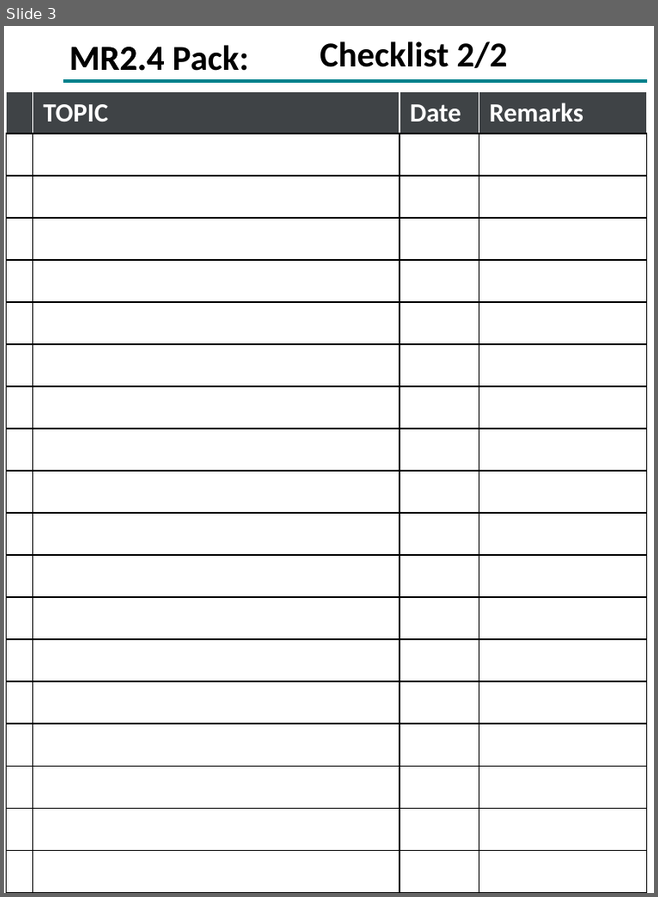
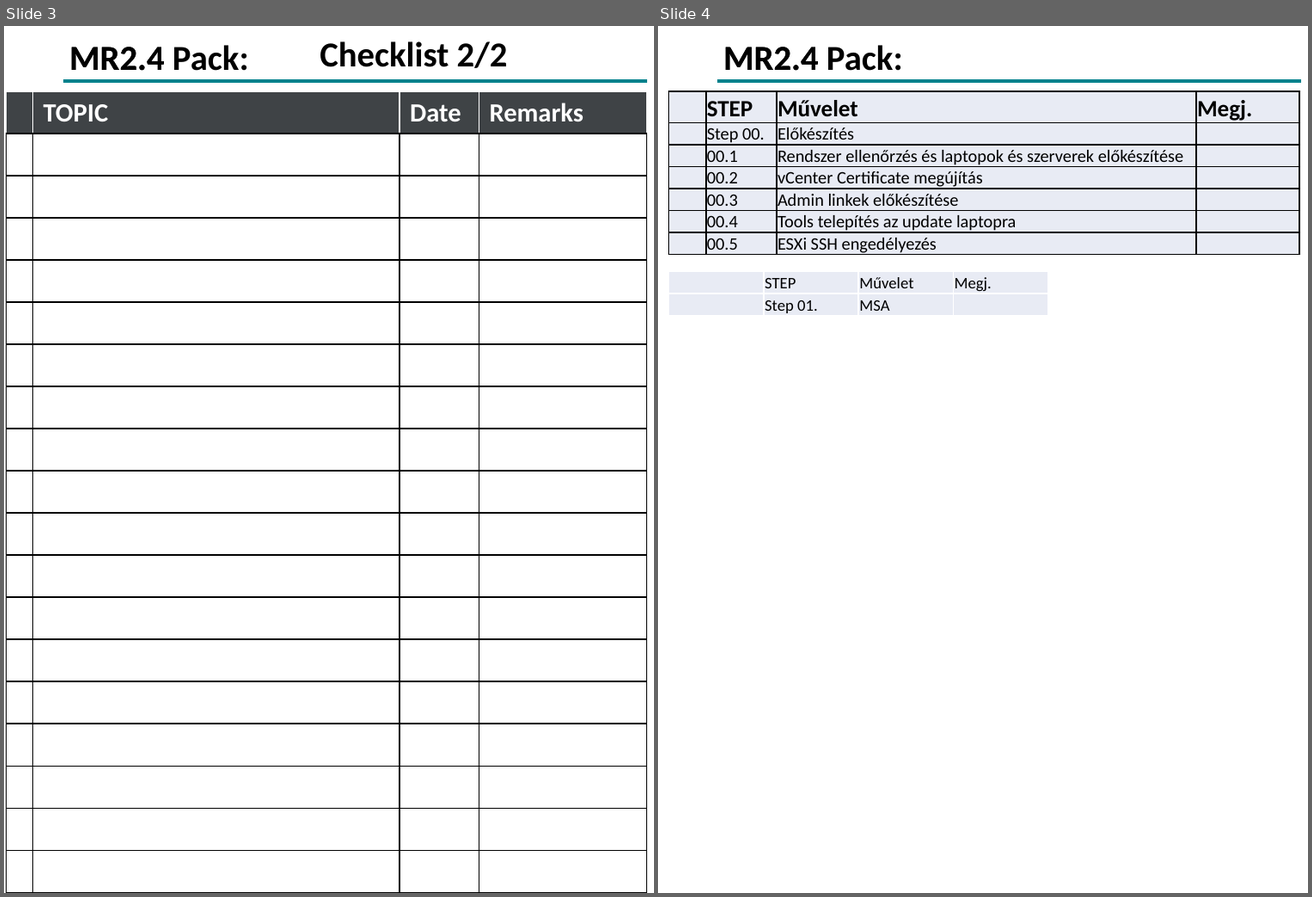
Before and after one commit to devilinside71/Onyx-Boox-Air-2-Plus-Templates, a slide deck: MR2.4/MR2.4_Full.pptx. Shown side by side, each under a label of ours: slide 3 before the commit, slides 3 and 4 after it. The pictures are 658x897 and 1312x897 pixels, drawn with LibreOffice and Linux fonts; fonts in the diff are those of the drawing; background and template pictures are left out. Boxes give left, top, right and bottom in pixels: in the first picture for what was removed or moved away, otherwise in the second. Text is boxed around its words. In the diff, an @@ line names an element or a change of style, - is before the commit and + after.

```diff
--- a/MR2.4/MR2.4_Full.pptx
+++ b/MR2.4/MR2.4_Full.pptx
@@ slide 4 added at (x1=658, y1=26, x2=1308, y2=893), background #FFFFFF; not listed: 3 template elements that a slide beside it also shows @@
@@ table added at (x1=668, y1=91, x2=1299, y2=258), 7 rows, 4 columns @@
+ | STEP | Művelet | Megj.
+ | Step 00. | Előkészítés | 
+ | 00.1 | Rendszer ellenőrzés és laptopok és szerverek előkészítése | 
+ | 00.2 | vCenter Certificate megújítás | 
+ | 00.3 | Admin linkek előkészítése | 
+ | 00.4 | Tools telepítés az update laptopra | 
+ | 00.5 | ESXi SSH engedélyezés | 
@@ table added at (x1=668, y1=272, x2=1047, y2=317), 2 rows, 4 columns @@
+ | STEP | Művelet | Megj.
+ | Step 01. | MSA | 
```
Also in this commit, not shown: 1 slide changed, 1 other slide added, 4 other files.
